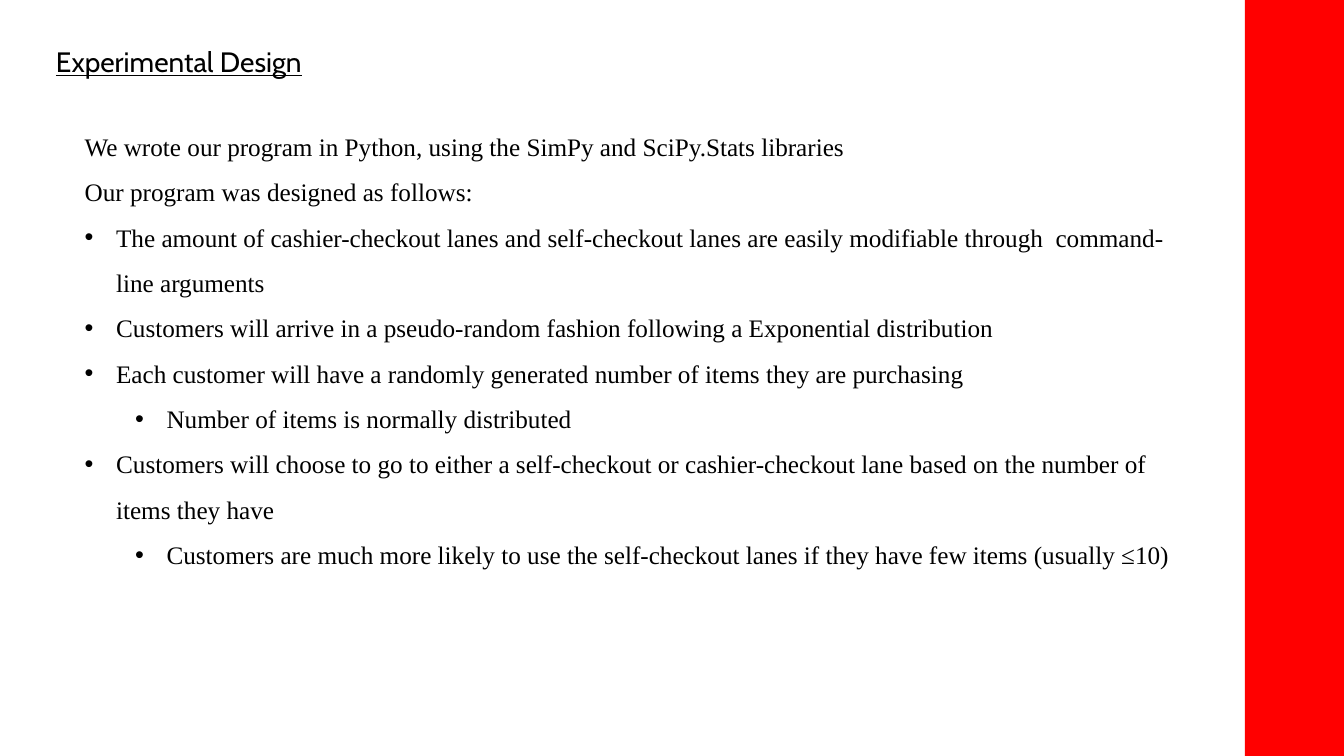
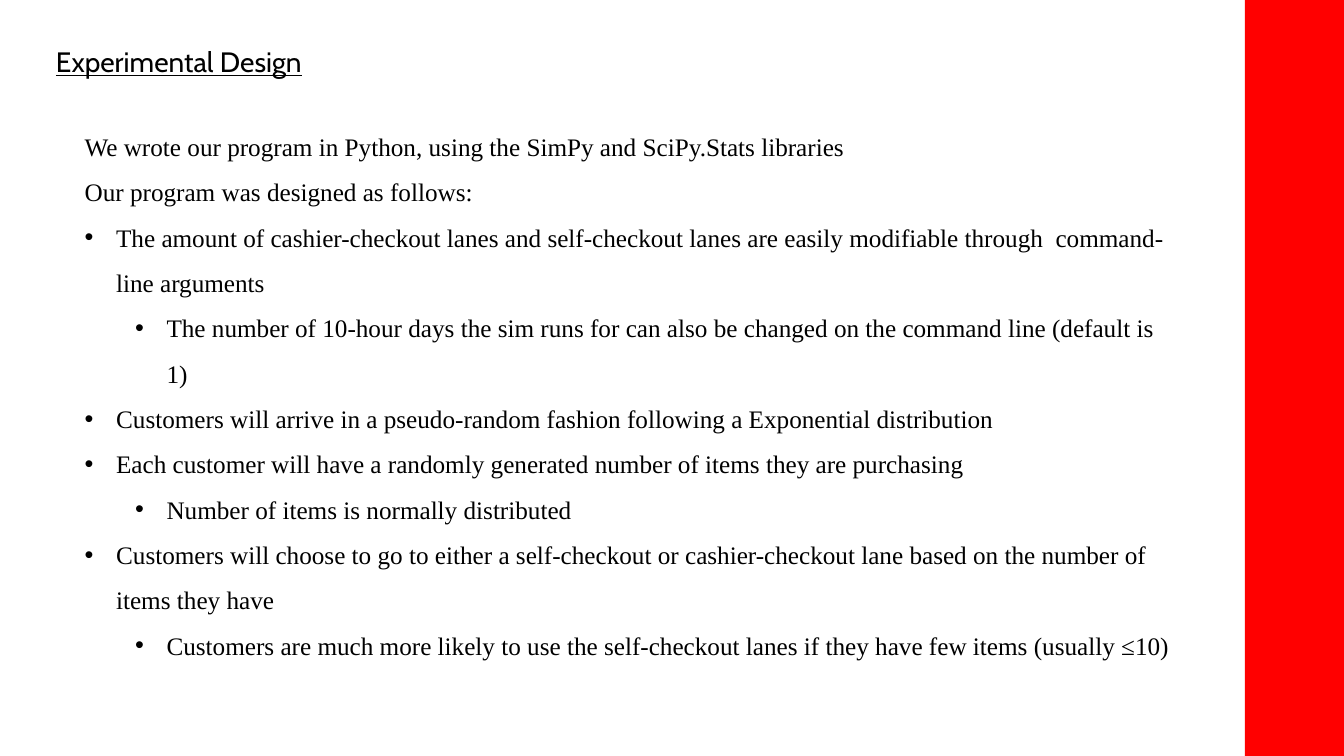
Before and after one commit to adn17/CS1538-Final-Project-Giant-Eagle, a slide deck: slide 6 of 1538_Powerpoint.pptx. Drawn at 1344x756 pixels with LibreOffice and Linux fonts; fonts in the diff are those of the drawing. Boxes give left, top, right and bottom in pixels: in the first picture for what was removed or moved away, otherwise in the second. Text is boxed around its words. In the diff, an @@ line names an element or a change of style, - is before the commit and + after.

```diff
--- a/1538_Powerpoint.pptx
+++ b/1538_Powerpoint.pptx
@@ text at [167,319,1154,388]: paragraph added @@
+  • The number of 10-hour days the sim runs for can also be changed on the command line (default is 1)
```
Also in this commit, not shown: 1 other slide changed.
